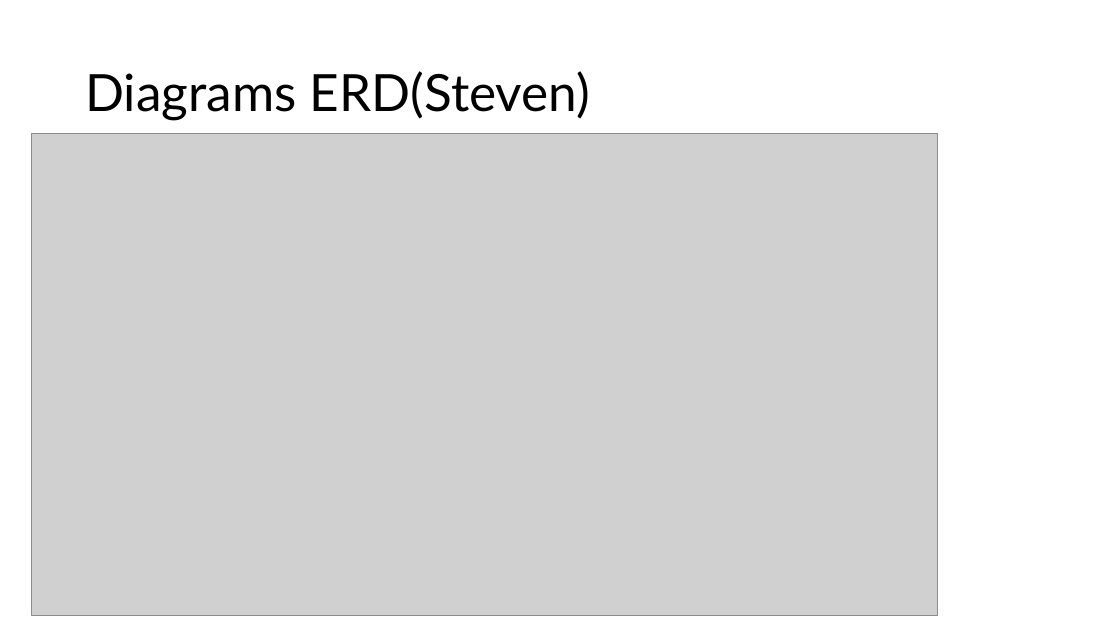
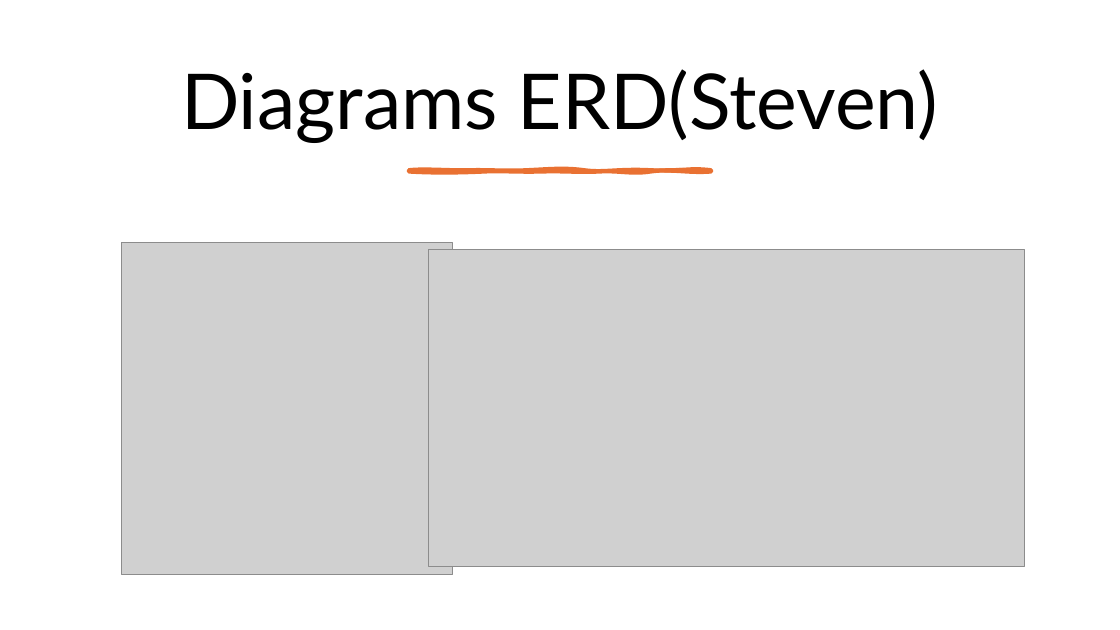
Before and after one commit to Jormungandr72/Cross-Website-Price-Checker, a slide deck: slide 6 of docs/phase_three_docs/Phase_Three_Presentation.pptx (slide 5 before the commit). Drawn at 1120x630 pixels with LibreOffice and Linux fonts; fonts in the diff are those of the drawing; grey boxes stand for pictures. Boxes give left, top, right and bottom in pixels: in the first picture for what was removed or moved away, otherwise in the second. Text is boxed around its words. In the diff, an @@ line names an element or a change of style, - is before the commit and + after.

Commit message:
styles slides, added my section text

```diff
--- a/docs/phase_three_docs/Phase_Three_Presentation.pptx
+++ b/docs/phase_three_docs/Phase_Three_Presentation.pptx
@@ title "Diagrams ERD(Steven)": place and size @@
-title "Diagrams ERD(Steven)" at <box>85,71,590,120</box>
+title "Diagrams ERD(Steven)" at <box>181,69,938,143</box>
@@ title "Diagrams ERD(Steven)" at <box>181,69,938,143</box>: size 44 to 66 pt; alignment left to centre @@
@@ freeform shape added at <box>409,170,712,171</box>, fill #E97132, outline #E97132 3.25 pt @@
@@ picture added at <box>122,243,453,574</box> @@
@@ picture: place and size @@
-picture at <box>32,134,938,615</box>
+picture at <box>429,250,1024,567</box>
```
Also in this commit, not shown: 8 other slides changed, 2 slides added, 1 slide removed.
